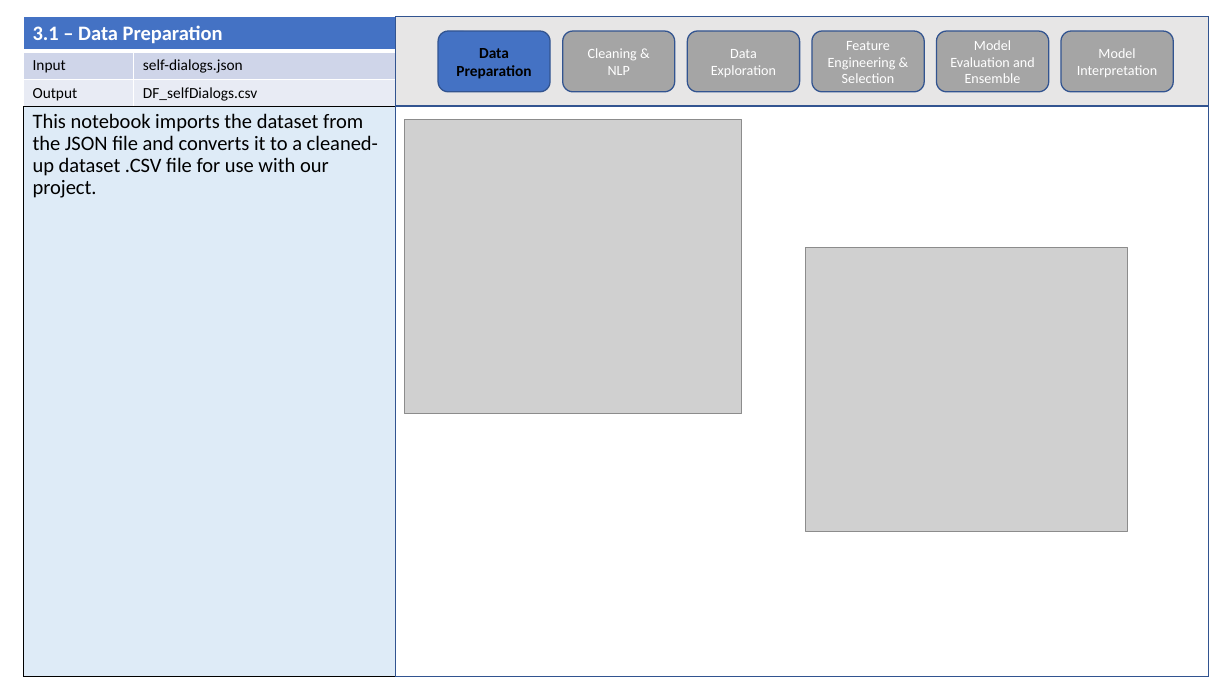
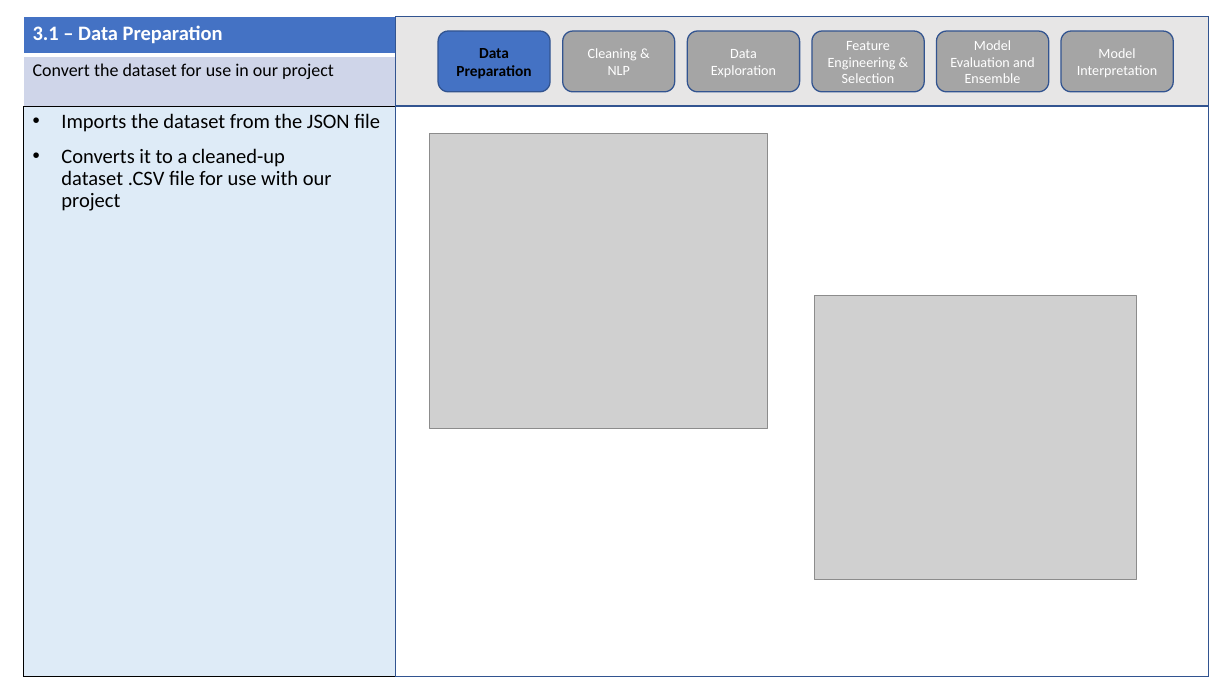
Before and after one commit to CSML1010-3-2020/NLPCourseProject, a slide deck: slide 7 of Final_Project.pptx. Drawn at 1232x693 pixels with LibreOffice and Linux fonts; fonts in the diff are those of the drawing; grey boxes stand for pictures. Boxes give left, top, right and bottom in pixels: in the first picture for what was removed or moved away, otherwise in the second. Text is boxed around its words. In the diff, an @@ line names an element or a change of style, - is before the commit and + after.

```diff
--- a/Final_Project.pptx
+++ b/Final_Project.pptx
@@ table at bbox=[23, 17, 396, 106] @@
-3.1 – Data Preparation | 
-Input | self-dialogs.json
-Output | DF_selfDialogs.csv
+3.1 – Data Preparation
+Convert the dataset for use in our project
@@ text at bbox=[61, 113, 380, 211]: text changed @@
-This notebook imports the dataset from the JSON file and converts it to a cleaned-up dataset .CSV file for use with our project.
+• Imports the dataset from the JSON file
+• Converts it to a cleaned-up dataset .CSV file for use with our project
@@ picture: place and size @@
-picture at bbox=[404, 119, 742, 414]
+picture at bbox=[430, 134, 768, 429]
@@ picture: place and size @@
-picture at bbox=[806, 248, 1128, 531]
+picture at bbox=[814, 296, 1136, 579]
```
Also in this commit, not shown: 8 other slides changed, 7 slides added, 1 slide removed.
